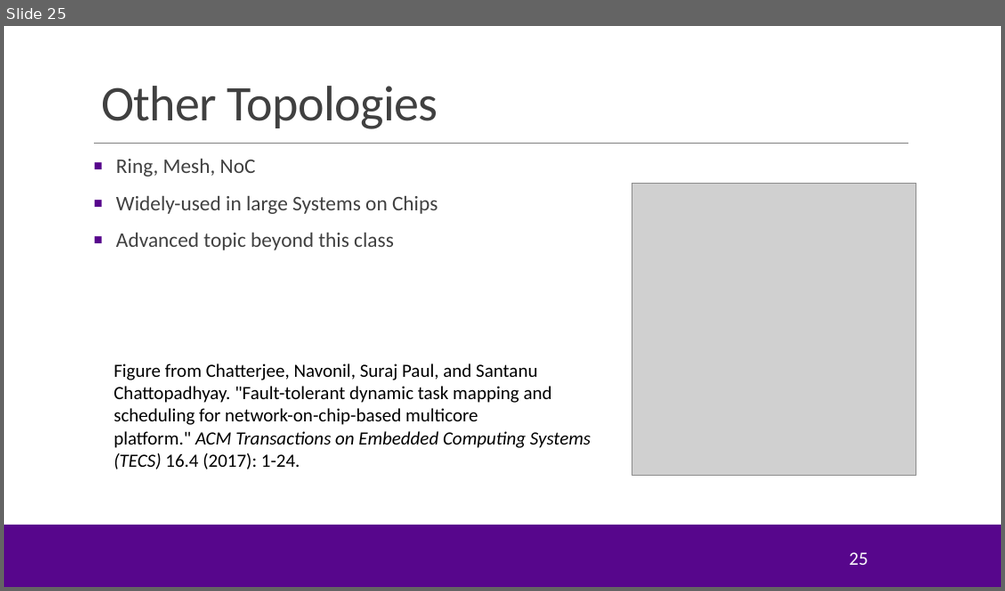
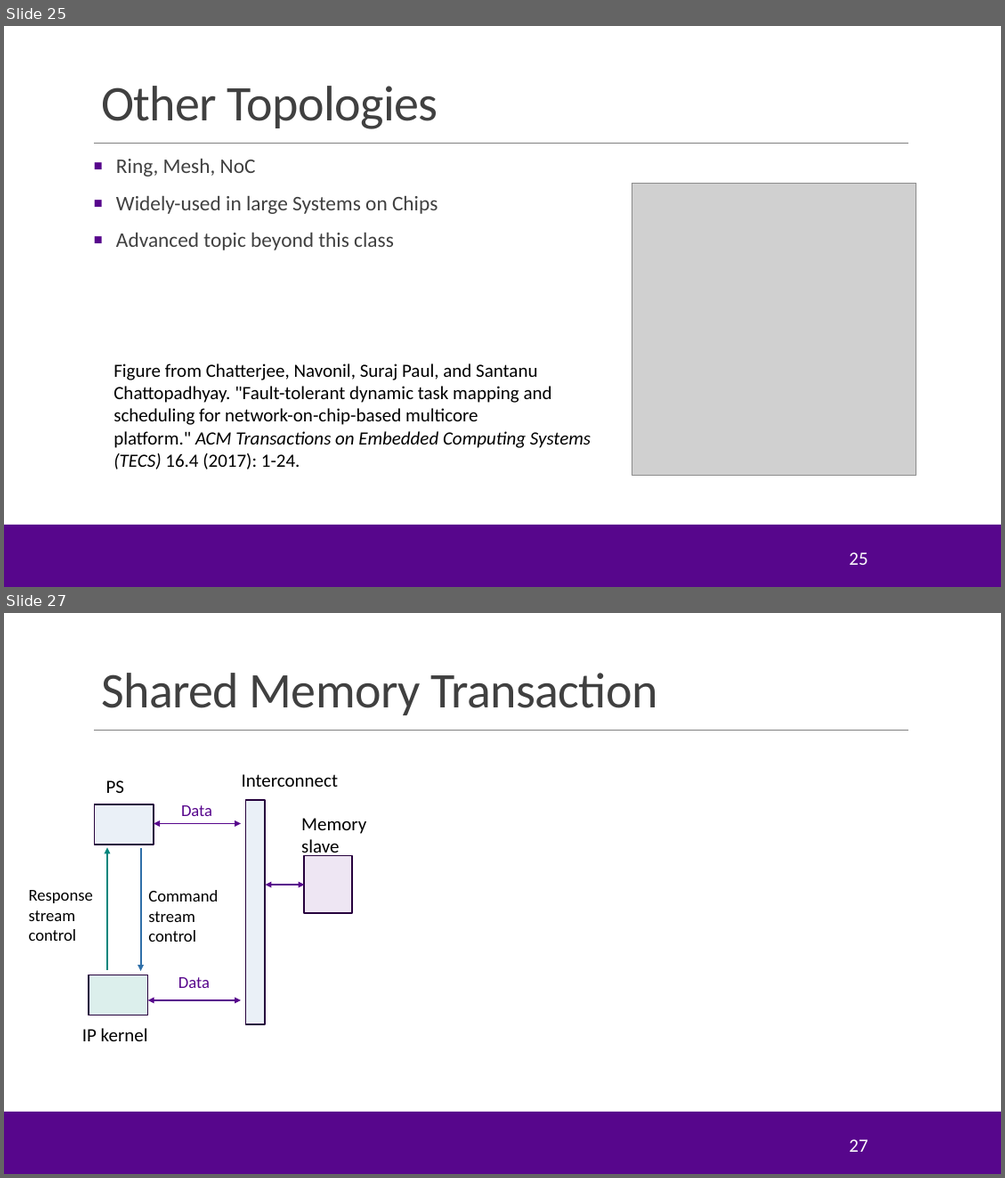
Before and after one commit to sdrangan/hwdesign, a slide deck: units/unit09_sharedmem/sharedmem.pptx. Shown one above the other, each under a label of ours: slide 25 before the commit, slides 25 and 27 after it; the slides between them are not shown. The pictures are 1005x591 and 1005x1178 pixels, drawn with LibreOffice and Linux fonts; fonts in the diff are those of the drawing; grey boxes stand for pictures; background and template pictures are left out. Boxes give left, top, right and bottom in pixels: in the first picture for what was removed or moved away, otherwise in the second. Text is boxed around its words. In the diff, an @@ line names an element or a change of style, - is before the commit and + after.

```diff
--- a/units/unit09_sharedmem/sharedmem.pptx
+++ b/units/unit09_sharedmem/sharedmem.pptx
@@ slide 27 added at <box>4,613,1001,1174</box>, background #FFFFFF; not listed: 3 template elements that a slide beside it also shows @@
@@ title added at <box>101,673,657,715</box>, 48 pt, text #404040 @@
+Shared Memory Transaction
@@ text added at <box>106,780,124,793</box>, 18 pt, text #000000 @@
+PS
@@ text added at <box>242,774,338,787</box>, 18 pt, text #000000 @@
+Interconnect
@@ rectangle added at <box>95,804,154,844</box>, fill #EAF0F7, outline #26033D 1.25 pt @@
@@ double arrow added from (154, 824) to (241, 824), #57068C 1 pt @@
@@ text added at <box>181,805,212,816</box>, 16 pt, text #57068C @@
+Data
@@ rectangle added at <box>245,800,264,1024</box>, fill #EAF0F7, outline #26033D 1.25 pt @@
@@ text added at <box>301,818,366,858</box>, 18 pt, text #000000 @@
+Memory
+slave
@@ arrow added from (107, 971) to (107, 848), #00857C 1.75 pt @@
@@ arrow added from (141, 849) to (141, 971), #2F6FA8 1.75 pt @@
@@ rectangle added at <box>304,856,352,914</box>, fill #EEE6F3, outline #26033D 1.25 pt @@
@@ text added at <box>29,890,93,941</box>, 16 pt, text #000000 @@
+Response
+stream
+control
@@ text added at <box>148,890,218,941</box>, 16 pt, text #000000 @@
+Command
+stream
+control
@@ double arrow added from (265, 884) to (305, 884), #57068C 1 pt @@
@@ rectangle added at <box>89,975,147,1015</box>, fill #DCEFEC, outline #26033D 1.25 pt @@
@@ text added at <box>178,977,210,988</box>, 16 pt, text #57068C @@
+Data
@@ double arrow added from (148, 1000) to (241, 1000), #57068C 1 pt @@
@@ text added at <box>82,1028,148,1041</box>, 18 pt, text #000000 @@
+IP kernel
@@ page number added at <box>849,1139,867,1151</box>, 18 pt, text #FFFFFF @@
+27
```
Also in this commit, not shown: 1 slide changed, 23 other slides added, 2 other files.
